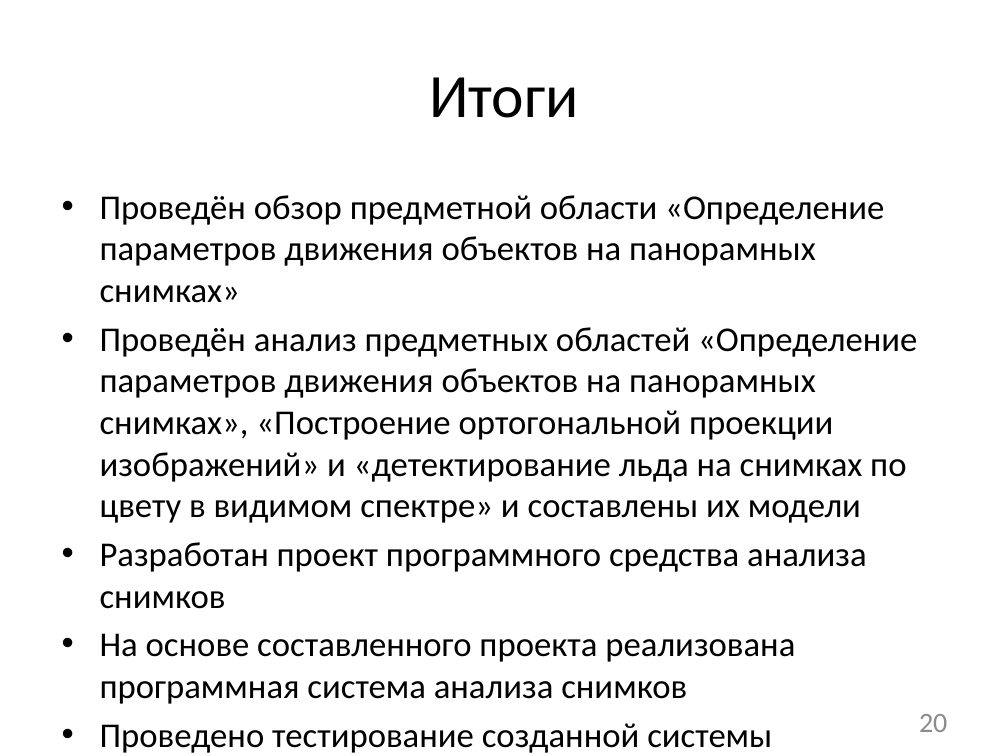
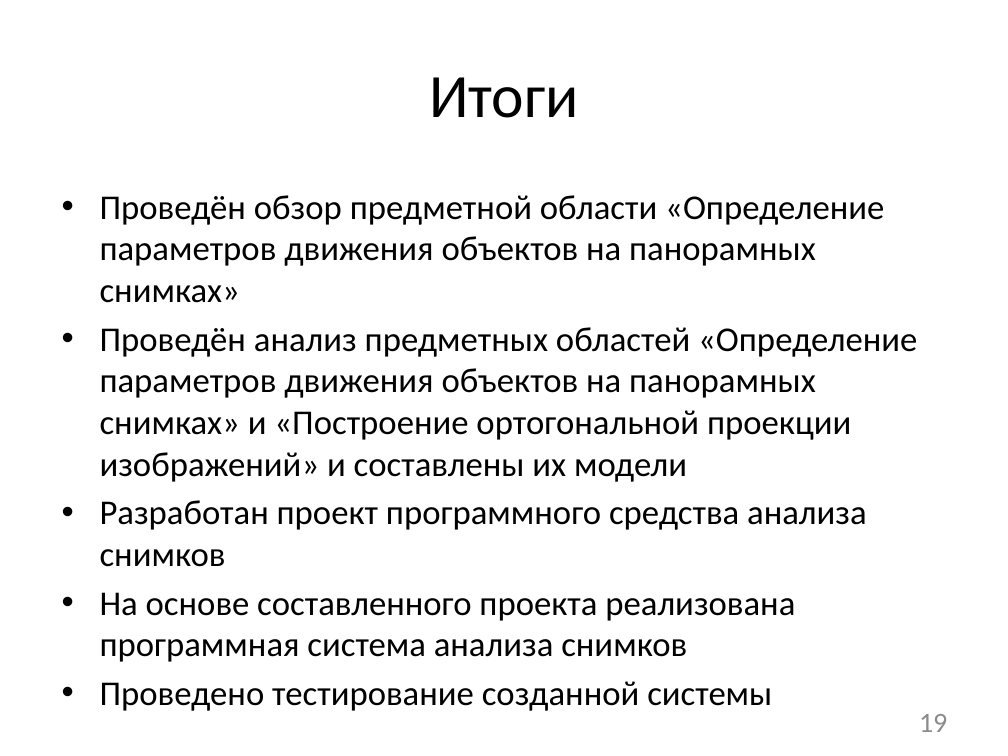
Before and after one commit to NecroArt/Diploma, a slide deck: slide 19 of docs/parts/conference.pptx (slide 20 before the commit). Drawn at 1008x756 pixels with LibreOffice and Linux fonts; fonts in the diff are those of the drawing. Boxes give left, top, right and bottom in pixels: in the first picture for what was removed or moved away, otherwise in the second. Text is boxed around its words. In the diff, an @@ line names an element or a change of style, - is before the commit and + after.

```diff
--- a/docs/parts/conference.pptx
+++ b/docs/parts/conference.pptx
@@ text at (x1=100, y1=327, x2=917, y2=482): text changed @@
-• Проведён анализ предметных областей «Определение параметров движения объектов на панорамных снимках», «Построение ортогональной проекции изображений» и «детектирование льда на снимках по цвету в видимом спектре» и составлены их модели
+• Проведён анализ предметных областей «Определение параметров движения объектов на панорамных снимках» и «Построение ортогональной проекции изображений» и составлены их модели
@@ page number at (x1=919, y1=714, x2=947, y2=732): text changed @@
-20
+19
```
Also in this commit, not shown: 3 other slides changed, 1 slide removed, 10 other files.
